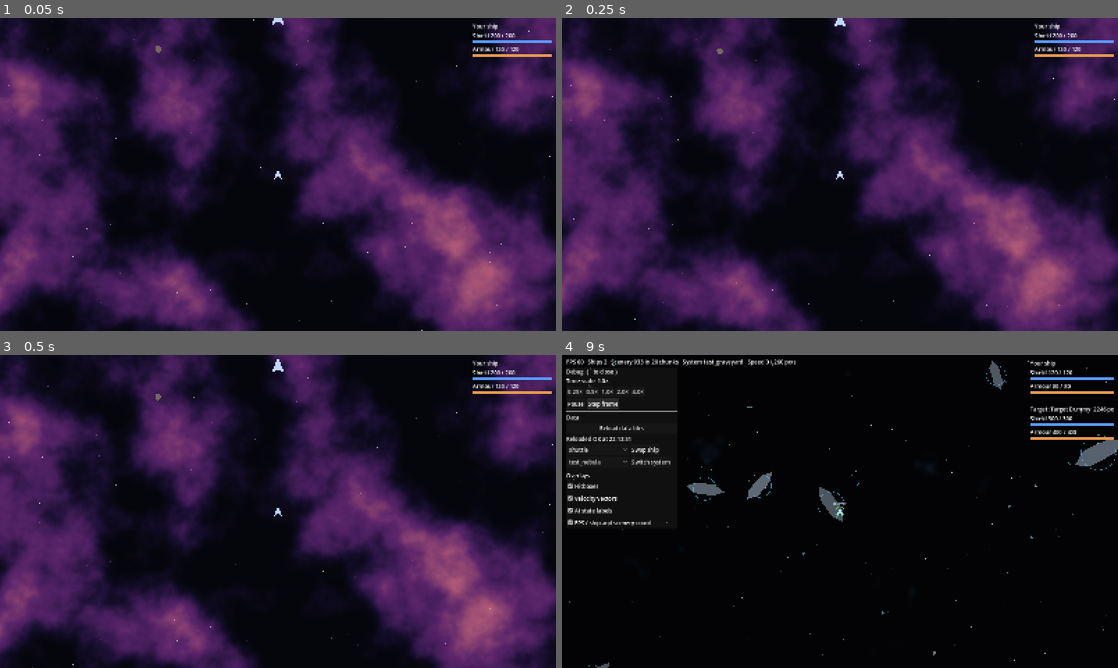
Above: before the commit, frames 1-4 (two rows, left to right).
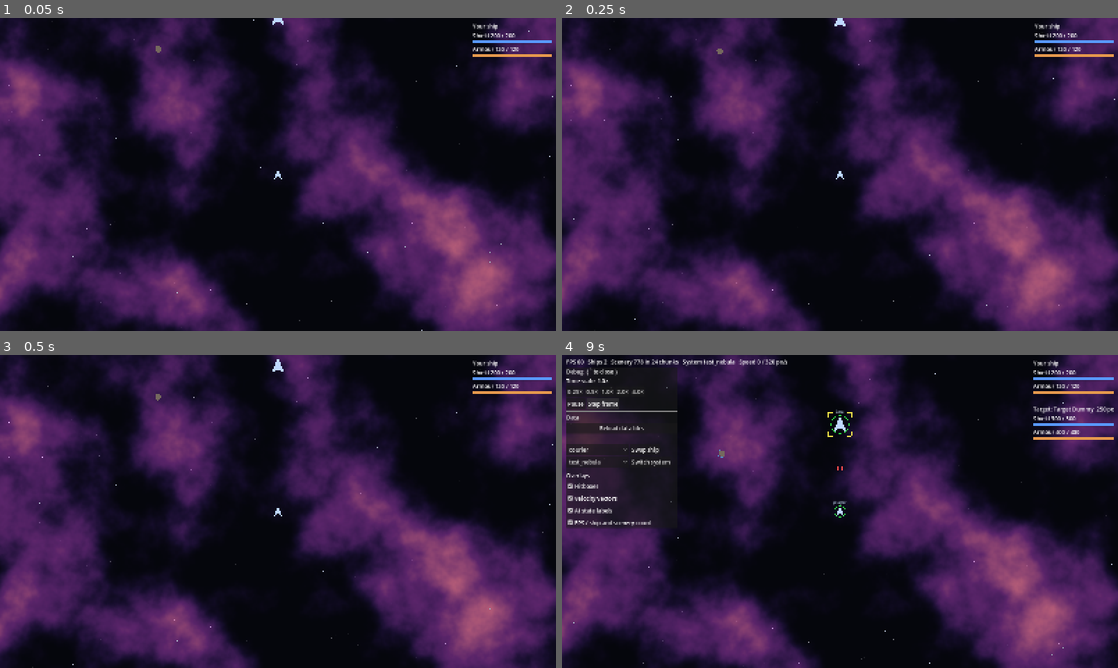
Above: after the commit, the same moments.

Repository: jarrad-h/Terminal_Velocity
Game: Godot game, scene res://tests/smoke_system.tscn
Same seed, same stepped clock (60 frames per second), same inputs: the game is played once before the commit and once after it. This scene is started directly instead of the project's main scene.
Inputs:
- Up to frame 1 (0.05 s): no input
- Up to frame 2 (0.25 s): no input
- Up to frame 3 (0.5 s): no input
- Up to frame 4 (9 s): hold Right (turn_right) 0.53-1.28 s; hold Space (fire_primary) 0.53-1.28 s; tap F (fire_secondary) at 0.8, 1.35, 2.3, 2.85, 3.8, 5.3, 5.85, 6.8, 7.35, 8.3 s; hold Down (reverse) 1.28-2.03 s; tap Space (fire_primary) every 1.5 s from 1.55 to 7.55 s; hold Right (turn_right) 2.03-2.78 s; hold Space (fire_primary) 2.03-2.78 s; hold Up (thrust) 2.78-3.53 s; hold Tab (target_cycle) 3.53-4.28 s; hold Left (turn_left) 3.53-5.03 s; tap R (target_nearest) at 4.35 s; hold Down (reverse) 5.03-5.78 s; hold Space (fire_primary) 5.03-5.78 s; hold Right (turn_right) 5.78-6.53 s; hold Up (thrust) 6.53-7.28 s; hold Space (fire_primary) 6.53-7.28 s; hold Right (turn_right) 7.28-8.03 s; hold Down (reverse) 8.03-8.75 s; hold Tab (target_cycle) 8.03-8.75 s; click "Step frame" at 8.75 s

Frames 1-3 are identical in both runs. In frame 4, 58% of the frame differs, in the area x 0-100%, y 0-100%.

Commit message:
C1-C4: guns, turrets, guided missiles and beams fire from hardpoint exit points
WeaponMounts assigns each equipped weapon an exit point of its kind.
Guns fire along the heading; turrets lead the target (Aim, unit-tested)
and hold fire outside their arc; guided missiles home at their own turn
rate for their lifetime; beams ray-test their length every frame while
held and deal damage per second. Shots ray-test their path each frame
against ship and scenery hitboxes so they can't tunnel. Loader rejects
weapons with no matching hardpoint. inherit_velocity weapon field.

Co-Authored-By: Claude Opus 5.5 <noreply@anthropic.com>
Claude-Session: https://claude.ai/code/session_013KYWppx9gL7PY4dFLZkH3u

Diff:
--- a/scenes/ship.tscn
+++ b/scenes/ship.tscn
@@ -3,6 +3,7 @@
 [ext_resource type="Script" path="res://scripts/ship/ship.gd" id="1_ship"]
 [ext_resource type="Script" path="res://scripts/ship/ship_body.gd" id="2_body"]
 [ext_resource type="Script" path="res://scripts/ship/health.gd" id="3_health"]
+[ext_resource type="Script" path="res://scripts/ship/weapon_mounts.gd" id="4_weapons"]
 
 [node name="Ship" type="Node2D"]
 script = ExtResource("1_ship")
@@ -15,6 +16,9 @@
 
 [node name="Visual" type="Node2D" parent="."]
 
+[node name="WeaponMounts" type="Node2D" parent="."]
+script = ExtResource("4_weapons")
+
 [node name="Hitbox" type="Area2D" parent="."]
 collision_layer = 1
 collision_mask = 0
--- /dev/null
+++ b/scripts/combat/beam.gd
@@ -0,0 +1,36 @@
+class_name Beam
+extends Node2D
+## C4: a beam mount's ray. Child of the ship at the exit point, pointing along
+## the heading; while firing it hits the first hitbox along its length every
+## physics frame, applying damage per second.
+
+var weapon: WeaponDef
+var _length: float = 0.0
+
+
+func _ready() -> void:
+	visible = false
+
+
+## Fires for one physics frame.
+func fire(shooter: Node, exclude: Array[RID], delta: float) -> void:
+	var from: Vector2 = global_position
+	var direction: Vector2 = FlightModel.heading(global_rotation)
+	var hit: Dictionary = HitQuery.ray(self, from, from + direction * weapon.beam_length(), exclude)
+	if hit.is_empty():
+		_length = weapon.beam_length()
+	else:
+		_length = from.distance_to(hit["position"])
+		hit["target"].health.apply_damage(weapon.damage_shield * delta, weapon.damage_armor * delta, shooter)
+	visible = true
+	queue_redraw()
+
+
+func stop() -> void:
+	visible = false
+
+
+func _draw() -> void:
+	var end := Vector2(0.0, -_length)
+	draw_line(Vector2.ZERO, end, Color(weapon.colour, 0.35), 6.0)
+	draw_line(Vector2.ZERO, end, weapon.colour, 2.0)
--- /dev/null
+++ b/scripts/combat/hit_query.gd
@@ -0,0 +1,22 @@
+class_name HitQuery
+extends RefCounted
+## Finds what a shot or beam segment hits: the first ship or solid-scenery
+## hitbox (Area2D) along a line. Anything hit has a `health` (Health).
+
+## Physics layers 1 (ships) and 2 (scenery).
+const MASK: int = 0b11
+
+
+## Returns {"target": Node, "position": Vector2} or {} for no hit.
+static func ray(world_node: Node2D, from: Vector2, to: Vector2, exclude: Array[RID]) -> Dictionary:
+	var query := PhysicsRayQueryParameters2D.create(from, to, MASK, exclude)
+	query.collide_with_areas = true
+	query.collide_with_bodies = false
+	query.hit_from_inside = true
+	var hit: Dictionary = world_node.get_world_2d().direct_space_state.intersect_ray(query)
+	if hit.is_empty():
+		return {}
+	var owner: Node = (hit["collider"] as Node).get_parent()
+	if owner == null or not "health" in owner or owner.health == null:
+		return {}
+	return {"target": owner, "position": hit["position"]}
--- /dev/null
+++ b/scripts/combat/projectile.gd
@@ -0,0 +1,54 @@
+class_name Projectile
+extends Node2D
+## C1–C3: a gun or turret shot, or a guided missile. Moves kinematically and
+## ray-tests its path each physics frame so fast shots can't tunnel.
+
+var weapon: WeaponDef
+var velocity: Vector2
+var shooter: Node = null
+## Missiles only: what to home on (null = fly straight).
+var target: Ship = null
+var _life: float = 0.0
+var _exclude: Array[RID] = []
+
+
+static func fire(parent: Node, p_weapon: WeaponDef, at: Vector2, direction: Vector2, base_velocity: Vector2, p_shooter: Node, exclude: Array[RID], p_target: Ship = null) -> Projectile:
+	var shot := Projectile.new()
+	shot.weapon = p_weapon
+	shot.position = at
+	shot.rotation = Aim.rotation_of(direction)
+	shot.velocity = direction * p_weapon.speed
+	if p_weapon.kind != "guided" and p_weapon.inherit_velocity:
+		shot.velocity += base_velocity
+	shot.shooter = p_shooter
+	shot.target = p_target
+	shot._exclude = exclude
+	shot._life = p_weapon.shot_lifetime()
+	parent.add_child(shot)
+	shot.reset_physics_interpolation()
+	return shot
+
+
+func _physics_process(delta: float) -> void:
+	if weapon.kind == "guided":
+		if target != null and is_instance_valid(target) and not target.health.is_destroyed:
+			rotation = Aim.homing_rotation(rotation, position, target.global_position, weapon.turn_rate, delta)
+		velocity = FlightModel.heading(rotation) * weapon.speed
+	var next: Vector2 = position + velocity * delta
+	var hit: Dictionary = HitQuery.ray(self, position, next, _exclude)
+	if not hit.is_empty():
+		hit["target"].health.apply_damage(weapon.damage_shield, weapon.damage_armor, shooter if is_instance_valid(shooter) else null)
+		Flash.spawn(get_parent(), hit["position"], 6.0 if weapon.kind != "guided" else 18.0, weapon.colour, 0.25)
+		queue_free()
+		return
+	position = next
+	_life -= delta
+	if _life <= 0.0:
+		queue_free()
+
+
+func _draw() -> void:
+	if weapon.kind == "guided":
+		draw_colored_polygon(PackedVector2Array([Vector2(0, -6), Vector2(3, 4), Vector2(-3, 4)]), weapon.colour)
+	else:
+		draw_line(Vector2(0, -6), Vector2(0, 6), weapon.colour, 2.0)
--- a/scripts/data/ship_def.gd
+++ b/scripts/data/ship_def.gd
@@ -53,3 +53,12 @@
 	for w: DefReader in r.objects("default_weapons"):
 		d.default_weapons.append({"weapon": w.ref("weapon", "weapons", "", true), "count": w.integer("count", 1, false, 1)})
 	return d
+
+
+## C1: each equipped weapon needs at least one exit point of its kind.
+func validate(defs: Dictionary, errors: Array[String]) -> void:
+	for i: int in default_weapons.size():
+		var weapon: WeaponDef = defs["weapons"].get(default_weapons[i]["weapon"])
+		if weapon != null and hardpoints[weapon.kind].is_empty():
+			errors.append("%s: field 'default_weapons[%d]': '%s' is a %s weapon but 'hardpoints' has no %s exit points" \
+				% [file, i, weapon.id, weapon.kind, weapon.kind])
--- a/scripts/data/weapon_def.gd
+++ b/scripts/data/weapon_def.gd
@@ -17,6 +17,8 @@
 var turn_rate: float
 var arc: float
 var colour: Color
+## Guns and turrets: shots add the firing ship's velocity.
+var inherit_velocity: bool
 var sprite: String
 var sound: String
 
@@ -34,6 +36,19 @@
 	d.turn_rate = r.number("turn_rate", 0.0, false, 0.0)
 	d.arc = r.number("arc", 360.0, false, 0.0)
 	d.colour = r.colour("colour", Color.WHITE)
+	d.inherit_velocity = r.boolean("inherit_velocity", true)
 	d.sprite = r.string("sprite")
 	d.sound = r.string("sound")
 	return d
+
+
+## Seconds a projectile or missile lives: range ÷ speed if a range is set.
+func shot_lifetime() -> float:
+	if max_range > 0.0 and speed > 0.0:
+		return max_range / speed
+	return lifetime
+
+
+## Beam length: the range, or speed × lifetime when no range is set.
+func beam_length() -> float:
+	return max_range if max_range > 0.0 else speed * lifetime
--- a/scripts/ship/player_controller.gd
+++ b/scripts/ship/player_controller.gd
@@ -5,11 +5,14 @@
 
 
 func get_flight_input() -> FlightInput:
-	return FlightInput.new(
+	var input := FlightInput.new(
 		Input.is_action_pressed(&"thrust"),
 		Input.get_axis(&"turn_left", &"turn_right"),
 		Input.is_action_pressed(&"reverse"),
 	)
+	input.fire_primary = Input.is_action_pressed(&"fire_primary")
+	input.fire_secondary = Input.is_action_pressed(&"fire_secondary")
+	return input
 
 
 func get_state_label() -> String:
--- a/scripts/ship/ship.gd
+++ b/scripts/ship/ship.gd
@@ -21,6 +21,7 @@
 @onready var hitbox: Area2D = $Hitbox
 @onready var hitbox_shape: CollisionShape2D = $Hitbox/CollisionShape2D
 @onready var health: Health = $Health
+@onready var weapons: WeaponMounts = $WeaponMounts
 
 
 func _ready() -> void:
@@ -41,6 +42,8 @@
 	circle.radius = hit_radius
 	hitbox_shape.shape = circle
 	health.setup(def.shield, def.armor, def.shield_regen, def.disable_armor_pct / 100.0)
+	hitbox_shape.set_deferred(&"disabled", false)
+	weapons.setup(def)
 	visible = true
 	visual.modulate = Color.WHITE
 	body.set_physics_process(true)
@@ -132,6 +135,7 @@
 func _on_destroyed() -> void:
 	Flash.spawn(get_parent(), global_position, hit_radius * 2.5, Color(1.0, 0.7, 0.3), 0.8)
 	ship_destroyed.emit(self)
+	hitbox_shape.set_deferred(&"disabled", true)
 	if is_player():
 		# Respawn (C10) arrives in milestone 5; until then the wreck just vanishes.
 		visible = false
--- /dev/null
+++ b/scripts/ship/weapon_mounts.gd
@@ -0,0 +1,75 @@
+class_name WeaponMounts
+extends Node2D
+## C1–C4: the ship's equipped weapons, each assigned an exit point of its kind
+## (shared round-robin when there are more weapons than points). Primary fire
+## drives guns, turrets and beams; secondary fire launches guided missiles.
+
+
+class Mount:
+	var weapon: WeaponDef
+	var point: Vector2
+	var cooldown: float = 0.0
+	var beam: Beam = null
+
+
+var mounts: Array[Mount] = []
+
+@onready var ship: Ship = get_parent()
+
+
+func setup(ship_def: ShipDef) -> void:
+	for mount: Mount in mounts:
+		if mount.beam != null:
+			mount.beam.queue_free()
+	mounts.clear()
+	var used: Dictionary = {}
+	for loadout: Dictionary in ship_def.default_weapons:
+		var weapon: WeaponDef = DataRegistry.get_weapon(loadout["weapon"])
+		var points: Array = ship_def.hardpoints[weapon.kind]
+		for i: int in loadout["count"]:
+			var mount := Mount.new()
+			mount.weapon = weapon
+			var n: int = used.get(weapon.kind, 0)
+			mount.point = points[n % points.size()]
+			used[weapon.kind] = n + 1
+			if weapon.kind == "beam":
+				mount.beam = Beam.new()
+				mount.beam.weapon = weapon
+				mount.beam.position = mount.point
+				add_child(mount.beam)
+			mounts.append(mount)
+
+
+func _physics_process(delta: float) -> void:
+	var input: FlightInput = ship.get_flight_input()
+	for mount: Mount in mounts:
+		mount.cooldown = maxf(mount.cooldown - delta, 0.0)
+		var wants: bool = input.fire_secondary if mount.weapon.kind == "guided" else input.fire_primary
+		if mount.beam != null:
+			if wants:
+				mount.beam.fire(ship, _exclude(), delta)
+			else:
+				mount.beam.stop()
+		elif wants and mount.cooldown <= 0.0 and _fire(mount):
+			mount.cooldown = mount.weapon.reload
+
+
+## Returns false when the shot was not taken (turret target outside its arc).
+func _fire(mount: Mount) -> bool:
+	var at: Vector2 = ship.global_transform * mount.point
+	var heading: Vector2 = FlightModel.heading(ship.global_rotation)
+	var direction: Vector2 = heading
+	var target: Ship = ship.get_target()
+	if mount.weapon.kind == "turret" and target != null:
+		var shot_frame_velocity: Vector2 = ship.get_velocity() if mount.weapon.inherit_velocity else Vector2.ZERO
+		direction = Aim.intercept_direction(at, target.global_position, target.get_velocity() - shot_frame_velocity, mount.weapon.speed)
+		if not Aim.within_arc(ship.global_rotation, direction, mount.weapon.arc):
+			return false
+	var shots: Node = get_tree().get_first_node_in_group(&"shots")
+	Projectile.fire(shots, mount.weapon, at, direction, ship.get_velocity(), ship, _exclude(),
+		target if mount.weapon.kind == "guided" else null)
+	return true
+
+
+func _exclude() -> Array[RID]:
+	return [ship.hitbox.get_rid()]
--- /dev/null
+++ b/scripts/sim/aim.gd
@@ -0,0 +1,49 @@
+class_name Aim
+extends RefCounted
+## C2–C3: pure aiming maths. Rotation convention matches FlightModel:
+## 0 faces up (-Y), positive is clockwise.
+
+
+## Direction to fire so a shot at `shot_speed` meets a target moving at
+## `relative_velocity` (target velocity minus any velocity the shot inherits).
+## Falls back to aiming straight at the target when no intercept exists.
+static func intercept_direction(from: Vector2, target_position: Vector2, relative_velocity: Vector2, shot_speed: float) -> Vector2:
+	var d: Vector2 = target_position - from
+	if shot_speed <= 0.0 or d.is_zero_approx():
+		return d.normalized()
+	# |d + v t| = s t  ->  (v.v - s²) t² + 2 (d.v) t + d.d = 0
+	var a: float = relative_velocity.dot(relative_velocity) - shot_speed * shot_speed
+	var b: float = 2.0 * d.dot(relative_velocity)
+	var c: float = d.dot(d)
+	var t: float = -1.0
+	if absf(a) < 0.000001:
+		if b < 0.0:
+			t = -c / b
+	else:
+		var disc: float = b * b - 4.0 * a * c
+		if disc >= 0.0:
+			var root: float = sqrt(disc)
+			var t1: float = (-b - root) / (2.0 * a)
+			var t2: float = (-b + root) / (2.0 * a)
+			t = minf(t1, t2) if minf(t1, t2) > 0.0 else maxf(t1, t2)
+	if t <= 0.0:
+		return d.normalized()
+	return (d + relative_velocity * t).normalized()
+
+
+static func rotation_of(direction: Vector2) -> float:
+	return wrapf(direction.angle() + PI / 2.0, -PI, PI)
+
+
+## C2: true if `direction` is within a turret arc (total degrees) centred on the heading.
+static func within_arc(heading_rotation: float, direction: Vector2, arc_degrees: float) -> bool:
+	if arc_degrees >= 360.0:
+		return true
+	return absf(angle_difference(heading_rotation, rotation_of(direction))) <= deg_to_rad(arc_degrees) / 2.0
+
+
+## C3: missile rotation after turning toward the target at a fixed rate.
+static func homing_rotation(rotation: float, position: Vector2, target_position: Vector2, turn_rate_degrees: float, delta: float) -> float:
+	var max_turn: float = deg_to_rad(turn_rate_degrees) * delta
+	var diff: float = angle_difference(rotation, rotation_of(target_position - position))
+	return wrapf(rotation + clampf(diff, -max_turn, max_turn), -PI, PI)
--- a/scripts/sim/flight_input.gd
+++ b/scripts/sim/flight_input.gd
@@ -1,12 +1,16 @@
 class_name FlightInput
 extends RefCounted
-## One frame of flight intent, produced by a controller (player or AI).
+## One frame of controller intent (player or AI): flight plus fire buttons.
 
 var thrust: bool = false
 ## -1 = full left (anticlockwise), +1 = full right (clockwise).
 var turn: float = 0.0
 ## Turn to face opposite the current velocity. Ignored while `turn` is non-zero.
 var reverse: bool = false
+## Guns, turrets and beams.
+var fire_primary: bool = false
+## Guided missiles.
+var fire_secondary: bool = false
 
 
 func _init(p_thrust: bool = false, p_turn: float = 0.0, p_reverse: bool = false) -> void:
--- a/scripts/world/local_space.gd
+++ b/scripts/world/local_space.gd
@@ -34,6 +34,11 @@
 
 func loaded_chunks() -> Array:
 	return _chunks.keys()
+
+
+## The node holding a loaded chunk's scenery, or null.
+func chunk_node(chunk: Vector2i) -> Node2D:
+	return _chunks.get(chunk)
 
 
 func object_count() -> int:
--- a/scripts/world/system_scene.gd
+++ b/scripts/world/system_scene.gd
@@ -17,6 +17,7 @@
 
 func _ready() -> void:
 	add_to_group(&"system_scene")
+	$World/Shots.add_to_group(&"shots")
 	if not DataRegistry.load_errors.is_empty():
 		var screen := DataErrorScreen.new()
 		add_child(screen)
--- /dev/null
+++ b/tests/fixtures/loader/broken/ships/no_hardpoint.json
@@ -0,0 +1 @@
+{"name": "No Hardpoint", "accel": 1, "top_speed": 1, "turn_rate": 1, "hardpoints": {"gun": [[0, -10]]}, "default_weapons": [{"weapon": "beamer"}]}
--- /dev/null
+++ b/tests/fixtures/loader/broken/weapons/beamer.json
@@ -0,0 +1 @@
+{"name": "Beamer", "kind": "beam", "range": 200}
--- a/tests/run_tests.gd
+++ b/tests/run_tests.gd
@@ -9,6 +9,7 @@
 	"res://tests/test_scenery_gen.gd",
 	"res://tests/test_damage_model.gd",
 	"res://tests/test_targeting.gd",
+	"res://tests/test_aim.gd",
 ]
 
 
--- a/tests/smoke_system.gd
+++ b/tests/smoke_system.gd
@@ -82,6 +82,45 @@
 	player.cycle_target()
 	_check(player.get_target() == target, "cycling with one candidate keeps it")
 
+	# C1–C7: fire every weapon kind at the dummy.
+	var dummy: Ship = target
+	await _teleport(player, dummy.global_position + Vector2(0.0, 250.0))
+	var shield_before: float = dummy.health.shield
+	Input.action_press(&"fire_primary")
+	await _frames(60)
+	Input.action_release(&"fire_primary")
+	await _frames(30)
+	_check(dummy.health.shield < shield_before, "gun shots (C1/C2) hit the dummy's shield (%f -> %f)" % [shield_before, dummy.health.shield])
+	_check(is_equal_approx(dummy.health.armor, dummy.health.max_armor), "shields absorb before armour (C5)")
+
+	_debug.swap_player_ship("patrol_corvette")
+	await _teleport(player, dummy.global_position + Vector2(300.0, 300.0))  # off to one side, facing up
+	player.set_target(dummy)
+	var before_missile: float = dummy.health.shield + dummy.health.armor
+	Input.action_press(&"fire_secondary")
+	await _frames(2)
+	Input.action_release(&"fire_secondary")
+	await _frames(150)
+	_check(dummy.health.shield + dummy.health.armor < before_missile, "guided missile (C3) homes onto an off-axis target")
+
+	_debug.swap_player_ship("pirate_raider")
+	await _teleport(player, dummy.global_position + Vector2(0.0, 150.0))
+	var before_beam: float = dummy.health.shield + dummy.health.armor
+	Input.action_press(&"fire_primary")
+	await _frames(30)
+	var beam_visible: bool = player.weapons.mounts.any(func(m: WeaponMounts.Mount) -> bool: return m.beam != null and m.beam.visible)
+	Input.action_release(&"fire_primary")
+	await _frames(2)
+	_check(beam_visible, "beam (C4) draws while held")
+	_check(dummy.health.shield + dummy.health.armor < before_beam, "beam (C4) damages while held")
+
+	dummy.health.force_disable()
+	_check(dummy.health.is_disabled and not dummy.can_act(), "disabled at 33%% armour (C7)")
+	dummy.health.force_destroy()
+	await _frames(2)
+	_check(not is_instance_valid(dummy), "destroyed dummy removed (C7)")
+	_check(player.get_target() == null, "target cleared when destroyed (C8)")
+
 	# D2: ship swap keeps position and velocity.
 	var pos_before: Vector2 = player.position
 	var vel_before: Vector2 = player.get_velocity()
@@ -138,7 +177,7 @@
 
 func _chunk_snapshot(local_space: LocalSpace, chunk: Vector2i) -> Array[String]:
 	var out: Array[String] = []
-	var holder: Node = local_space.get_node_or_null("Chunk_%d_%d" % [chunk.x, chunk.y])
+	var holder: Node = local_space.chunk_node(chunk)
 	if holder == null:
 		return out
 	for node: Node in holder.get_children():
--- /dev/null
+++ b/tests/test_aim.gd
@@ -0,0 +1,41 @@
+extends TestCase
+## C2–C3: intercept, turret arc and homing.
+
+
+func test_stationary_target_aims_straight() -> void:
+	var dir: Vector2 = Aim.intercept_direction(Vector2.ZERO, Vector2(100, 0), Vector2.ZERO, 500.0)
+	assert_vec_near(dir, Vector2(1, 0), "direct")
+
+
+func test_moving_target_is_led_and_shot_meets_it() -> void:
+	var target := Vector2(400, 0)
+	var vel := Vector2(0, 100)
+	var dir: Vector2 = Aim.intercept_direction(Vector2.ZERO, target, vel, 500.0)
+	assert_true(dir.y > 0.0, "aims ahead of the target's motion")
+	# Simulate: find the time the shot reaches the target's distance and compare.
+	var t: float = 0.0
+	var best: float = INF
+	while t < 2.0:
+		best = minf(best, (dir * 500.0 * t).distance_to(target + vel * t))
+		t += 0.001
+	assert_true(best < 1.0, "shot meets the target (closest %f px)" % best)
+
+
+func test_unreachable_target_falls_back_to_direct() -> void:
+	var dir: Vector2 = Aim.intercept_direction(Vector2.ZERO, Vector2(100, 0), Vector2(1000, 0), 100.0)
+	assert_vec_near(dir, Vector2(1, 0), "faster target: aim straight")
+
+
+func test_turret_arc() -> void:
+	# Heading up (rotation 0). 90° arc covers 45° either side.
+	assert_true(Aim.within_arc(0.0, Vector2(0, -1), 90.0), "straight ahead in arc")
+	assert_true(Aim.within_arc(0.0, Vector2(1, -1.2), 90.0), "slightly right in arc")
+	assert_true(not Aim.within_arc(0.0, Vector2(1, 0), 90.0), "right angle outside 90° arc")
+	assert_true(Aim.within_arc(0.0, Vector2(0, 1), 360.0), "full arc covers behind")
+
+
+func test_homing_turns_at_fixed_rate_without_overshoot() -> void:
+	var r: float = Aim.homing_rotation(0.0, Vector2.ZERO, Vector2(100, 0), 90.0, 0.5)
+	assert_near(r, PI / 4.0, "45° in 0.5 s at 90°/s")
+	var aligned: float = Aim.homing_rotation(PI / 2.0 - 0.01, Vector2.ZERO, Vector2(100, 0), 90.0, 1.0)
+	assert_near(aligned, PI / 2.0, "stops on target bearing")
--- a/tests/test_data_loader.gd
+++ b/tests/test_data_loader.gd
@@ -121,6 +121,7 @@
 	_expect_error(set, ["bad_kind.json", "kind", "laser"])
 	_expect_error(set, ["confused.json", "also listed in 'enemies'"])
 	_expect_error(set, ["solid_dust.json", "depth", "solid"])
+	_expect_error(set, ["no_hardpoint.json", "default_weapons[0]", "no beam exit points"])
 	_expect_error(set, ["bad_ring.json", "local_space[1].region.inner_radius", "smaller than radius"])
 
 
Not shown, added: scripts/combat/beam.gd.uid
Not shown, added: scripts/combat/hit_query.gd.uid
Not shown, added: scripts/combat/projectile.gd.uid
Not shown, added: scripts/ship/weapon_mounts.gd.uid
Not shown, added: scripts/sim/aim.gd.uid
Not shown, added: tests/test_aim.gd.uid
